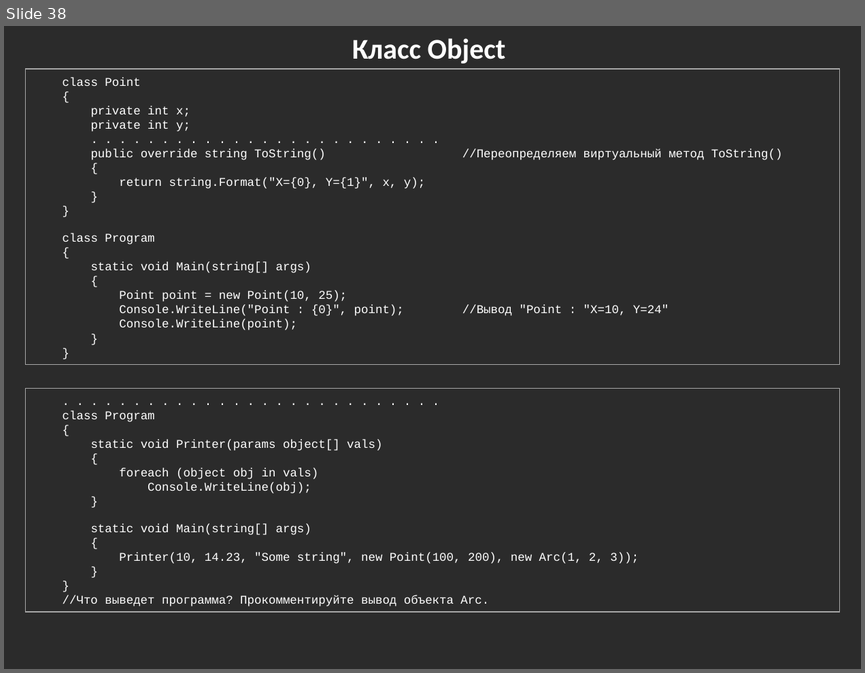
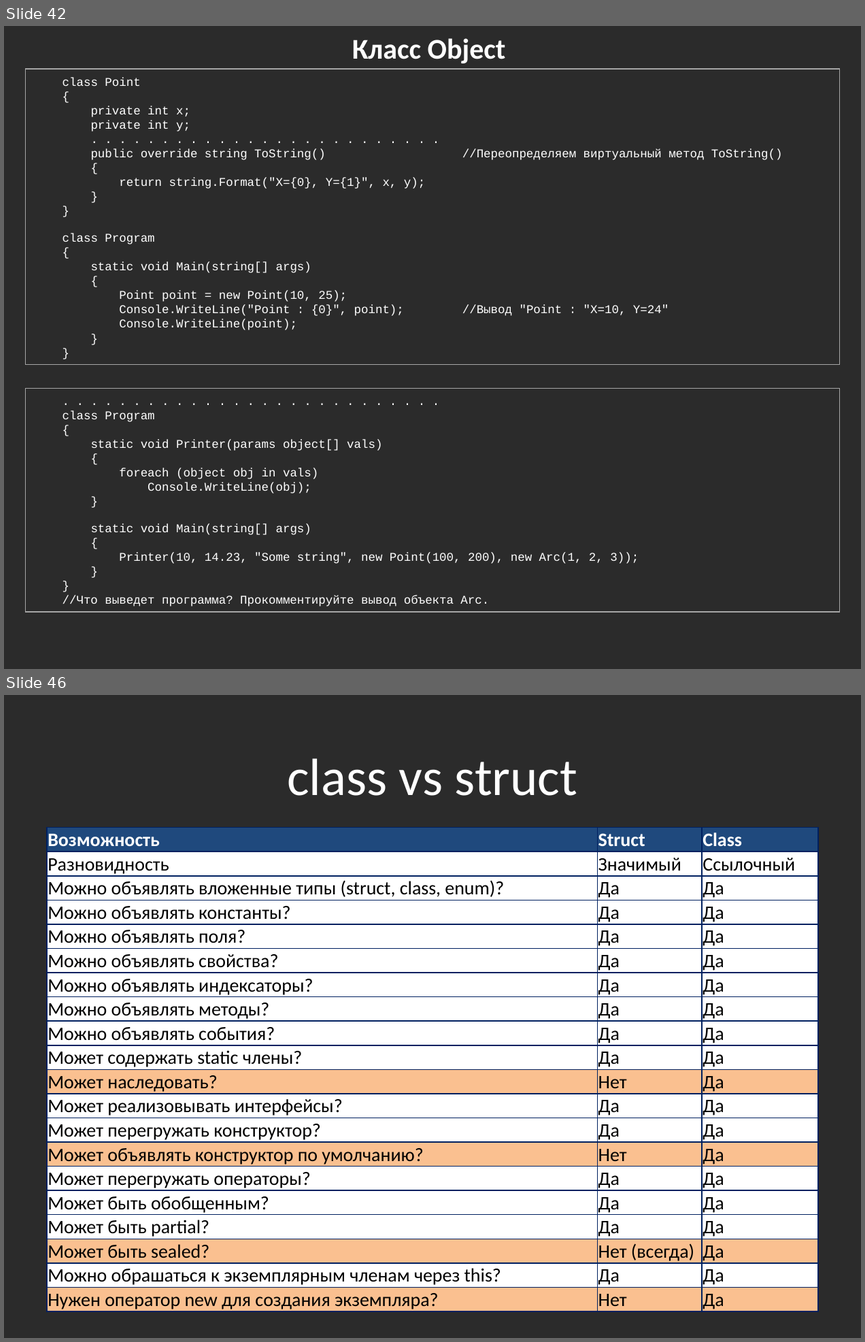
Before and after one commit to bazile/Training, a slide deck: Presentation/lesson-02-oop.pptx. Shown one above the other, each under a label of ours: slide 38 before the commit, slides 42 and 46 after it; the slides between them are not shown. The pictures are 865x673 and 865x1342 pixels, drawn with LibreOffice and Linux fonts; fonts in the diff are those of the drawing; background and template pictures are left out; a plain dark background stands for a picture behind light text. Boxes give left, top, right and bottom in pixels: in the first picture for what was removed or moved away, otherwise in the second. Text is boxed around its words. In the diff, an @@ line names an element or a change of style, - is before the commit and + after.

Commit message:
class vs struct

```diff
--- a/Presentation/lesson-02-oop.pptx
+++ b/Presentation/lesson-02-oop.pptx
@@ slide 46 added at <box>4,695,861,1338</box>, background picture (left out) @@
@@ title added at <box>287,758,577,796</box>, 44 pt, text #FFFFFF @@
+class vs struct
@@ table added at <box>47,828,818,1312</box>, 20 rows, 3 columns @@
+Возможность | Struct | Class
+Разновидность | Значимый | Ссылочный
+Можно объявлять вложенные типы (struct, class, enum)? | Да | Да
+Можно объявлять константы? | Да | Да
+Можно объявлять поля? | Да | Да
+Можно объявлять свойства? | Да | Да
+Можно объявлять индексаторы? | Да | Да
+Можно объявлять методы? | Да | Да
+Можно объявлять события? | Да | Да
+Может содержать static члены? | Да | Да
+Может наследовать? | Нет | Да
+Может реализовывать интерфейсы? | Да | Да
+Может перегружать конструктор? | Да | Да
+Может объявлять конструктор по умолчанию? | Нет | Да
+Может перегружать операторы? | Да | Да
+Может быть обобщенным? | Да | Да
+Может быть partial? | Да | Да
+Может быть sealed? | Нет (всегда) | Да
+Можно обрашаться к экземплярным членам через this? | Да | Да
+Нужен оператор new для создания экземпляра? | Нет | Да
@@ what was slide 38 is now slide 42 @@
```
Also in this commit, not shown: 8 other slides added, 1 other file.
